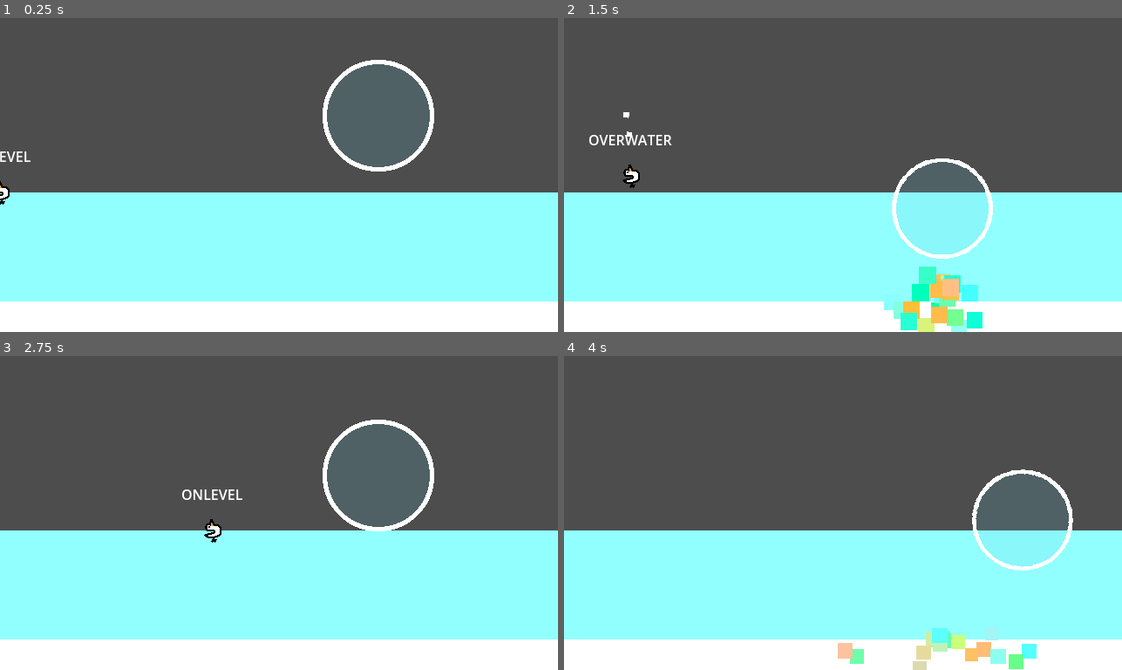
Above: before the commit, frames 1-4 (two rows, left to right).
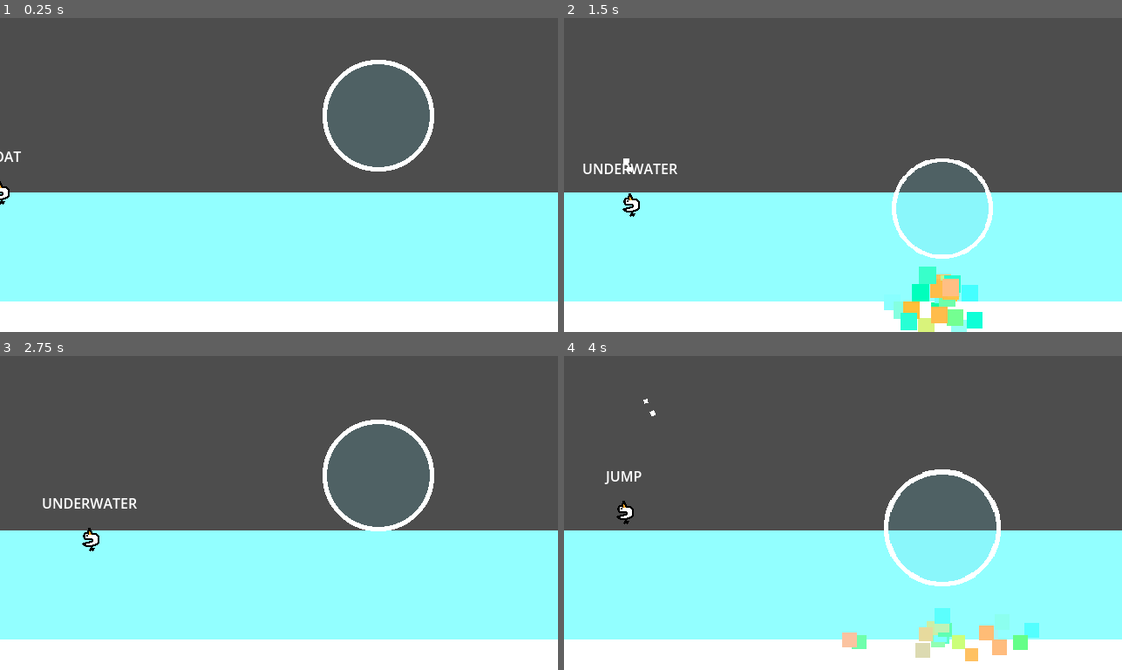
Above: after the commit, the same moments.

Repository: ron0studios/Global-Game-Jam-2025
Game: Godot game, scene res://objects/sandbox.tscn
Same seed, same stepped clock (60 frames per second), same inputs: the game is played once before the commit and once after it. The engine's default icon, where the game draws it, is replaced by a stand-in: a white triangle on a blue panel in a dark square.
Inputs (mouse positions are in pixels of both pictures, inside the frame that each line leads up to):
- Up to frame 1 (0.25 s): no input
- Up to frame 2 (1.5 s): move the mouse to (965, 159) at 0.52 s; hold Right (ui_right) 0.53-1.28 s; tap W (jump) at 0.6, 0.77, 1.07 s; move the mouse to (731, 190) at 1.27 s; hold Down (ui_down) from 1.28 s (still down); tap Space (blow) at 1.35 s
- Up to frame 3 (2.75 s): tap W (jump) at 1.52, 1.55, 1.82, 2.1 s; move the mouse to (334, 443) at 2.02 s; release Down (ui_down) at 2.03 s; hold Right (ui_right) from 2.03 s (still down)
- Up to frame 4 (4 s): move the mouse to (815, 575) at 2.77 s; release Right (ui_right) at 2.78 s; hold Up (ui_up) 2.78-3.53 s; tap Space (blow) at 2.85 s; tap W (jump) at 3.02, 3.05, 3.32, 3.6, 3.77 s; move the mouse to (1010, 560) at 3.52 s; hold Left (ui_left) from 3.53 s (still down)

The runs differ from the first frame. In frame 1, 0.1% of the frame differs, in the area x 0-6%, y 42-46%; in frame 2, 0.8%; in frame 3, 0.8%; in frame 4, 3.9%, in the area x 7-92%, y 13-100%.

Commit message:
rename state names + resurface stuff
thanks bro they were cool names

Diff:
--- a/player.gd
+++ b/player.gd
@@ -7,11 +7,12 @@
 const MAX_SPD = 200
 const GRAV = 1000
 const BUOYANCY = 1500
+const SHOOTUP_BUOYANCY = 2000
 var fall_factor = 1
 var force
 
-var state = states.ONLEVEL
-enum states {OVERWATER, UNDERWATER, ONLEVEL, TURNAROUND}
+var state = states.FLOAT
+enum states {JUMP, UNDERWATER, FLOAT, TURNAROUND, DESCEND}
 
 var breath = 100
 var blowing = false: #enables blowing hitbox when true
@@ -24,7 +25,7 @@
 
 func _physics_process(delta: float) -> void:
 	match state:
-		states.ONLEVEL:
+		states.FLOAT:
 			position.y = Global.water_level
 			velocity.y = 0
 			var direction := Input.get_axis("ui_left", "ui_right")
@@ -36,21 +37,29 @@
 				if velocity.x < 0:
 					velocity.x = min(0, velocity.x + DECEL*delta)
 			if Input.is_action_just_pressed("jump"):
-				state = states.OVERWATER
-				velocity.y = -400
-				position.y -= 10
-		states.OVERWATER:
+				state = states.DESCEND
+		states.DESCEND:
+			velocity.y = (Global.water_level+200-position.y)
+			if Input.is_action_just_released("jump"):
+				state = states.JUMP
+				velocity.y = 0
+		states.JUMP:
 			print("HUH")
-			if -50 < velocity.y and velocity.y < 50:
-				velocity.y += GRAV/2 * delta
+
+			if position.y > Global.water_level:
+				if velocity.y > 0:
+					state = states.UNDERWATER
+				else:
+					velocity.y -= SHOOTUP_BUOYANCY * delta
 			else:
-				velocity.y += GRAV * delta
-			if position.y > Global.water_level:
-				state = states.UNDERWATER
+				if -50 < velocity.y and velocity.y < 50:
+					velocity.y += GRAV/2 * delta
+				else:
+					velocity.y += GRAV * delta
 		states.UNDERWATER:
 			velocity.y -= BUOYANCY * delta
 			if position.y + velocity.y*delta < Global.water_level:
-				state = states.ONLEVEL
+				state = states.FLOAT
 				position.y = Global.water_level
 				velocity.y = 0
 
